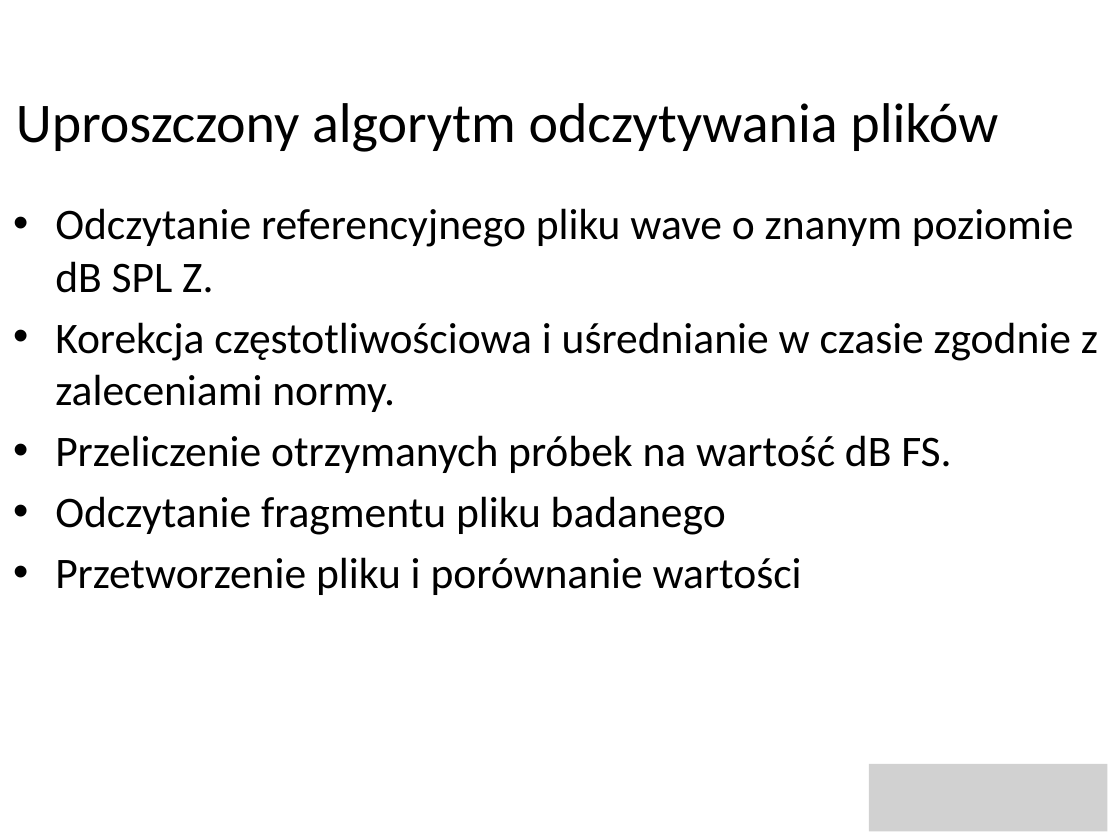
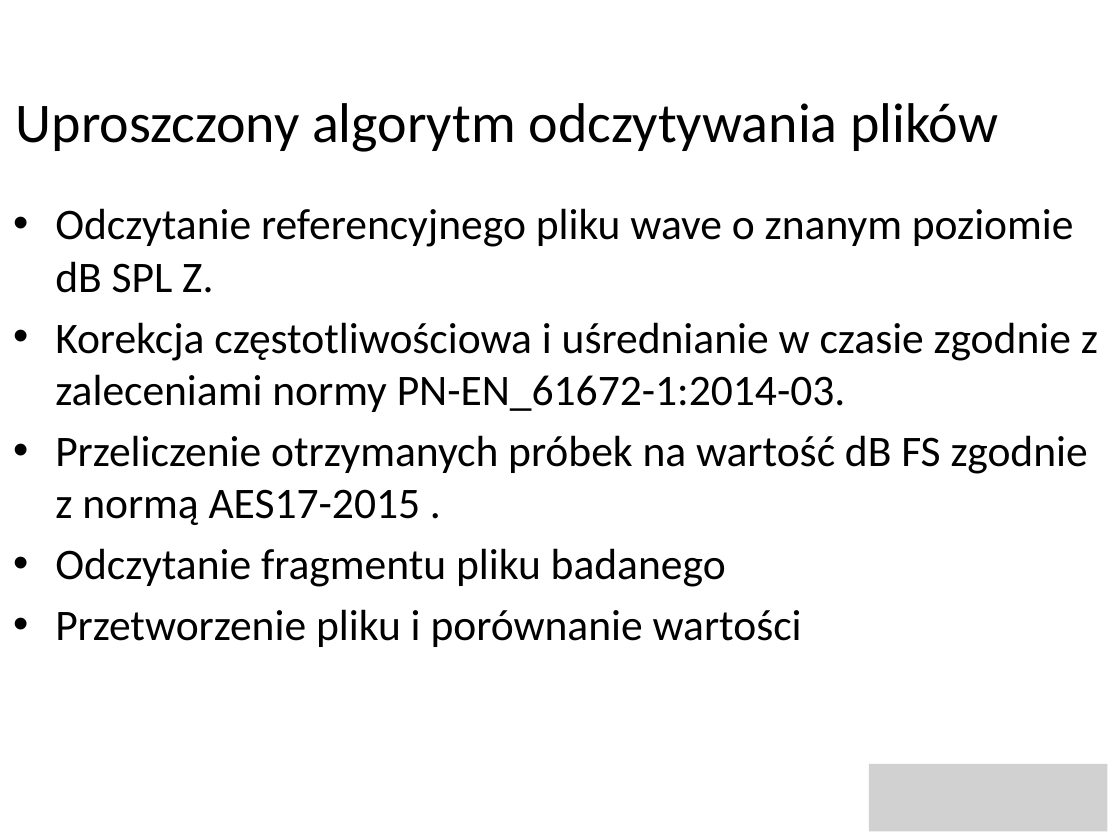
Before and after one commit to Kejzin/Thesis, a slide deck: slide 4 of prezentacja_dyplomowa/prezentacja_dyplomowa.pptx (slide 3 before the commit). Drawn at 1120x840 pixels with LibreOffice and Linux fonts; fonts in the diff are those of the drawing; background and template pictures are left out. Boxes give left, top, right and bottom in pixels: in the first picture for what was removed or moved away, otherwise in the second. Text is boxed around its words. In the diff, an @@ line names an element or a change of style, - is before the commit and + after.

```diff
--- a/prezentacja_dyplomowa/prezentacja_dyplomowa.pptx
+++ b/prezentacja_dyplomowa/prezentacja_dyplomowa.pptx
@@ text at bbox=[55, 322, 1098, 525]: text changed @@
-• Korekcja częstotliwościowa i uśrednianie w czasie zgodnie z zaleceniami normy.
-• Przeliczenie otrzymanych próbek na wartość dB FS.
+• Korekcja częstotliwościowa i uśrednianie w czasie zgodnie z zaleceniami normy PN-EN_61672-1:2014-03.
+• Przeliczenie otrzymanych próbek na wartość dB FS zgodnie z normą AES17-2015 .
```
Also in this commit, not shown: 4 other slides changed, 2 slides added, 1 other file.
